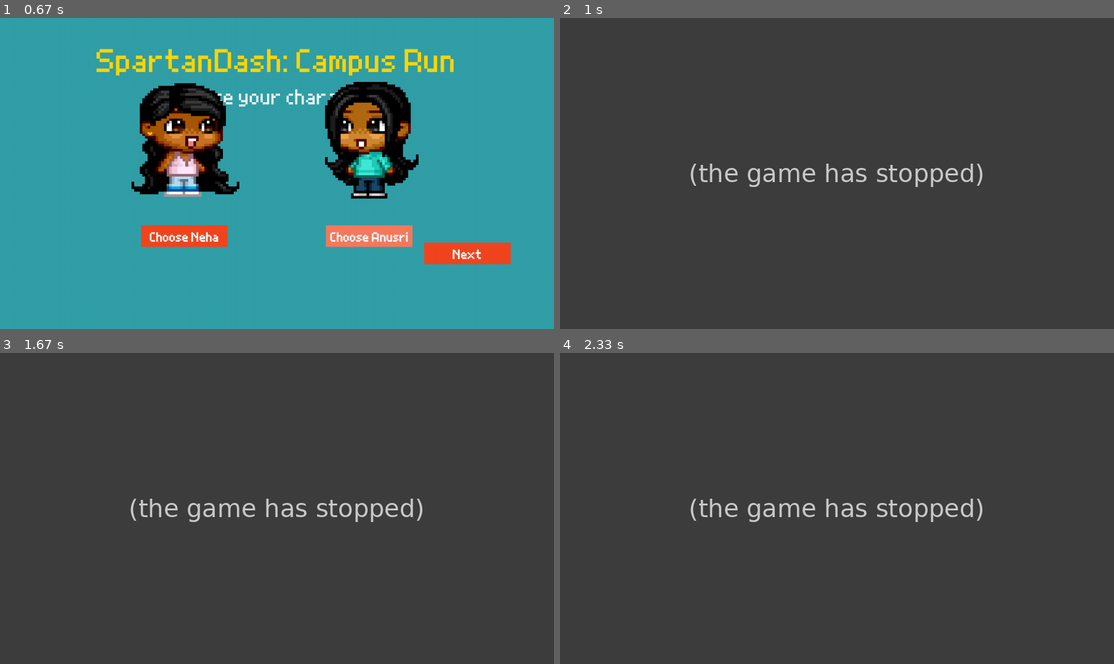
Above: before the commit, frames 1-4 (two rows, left to right).
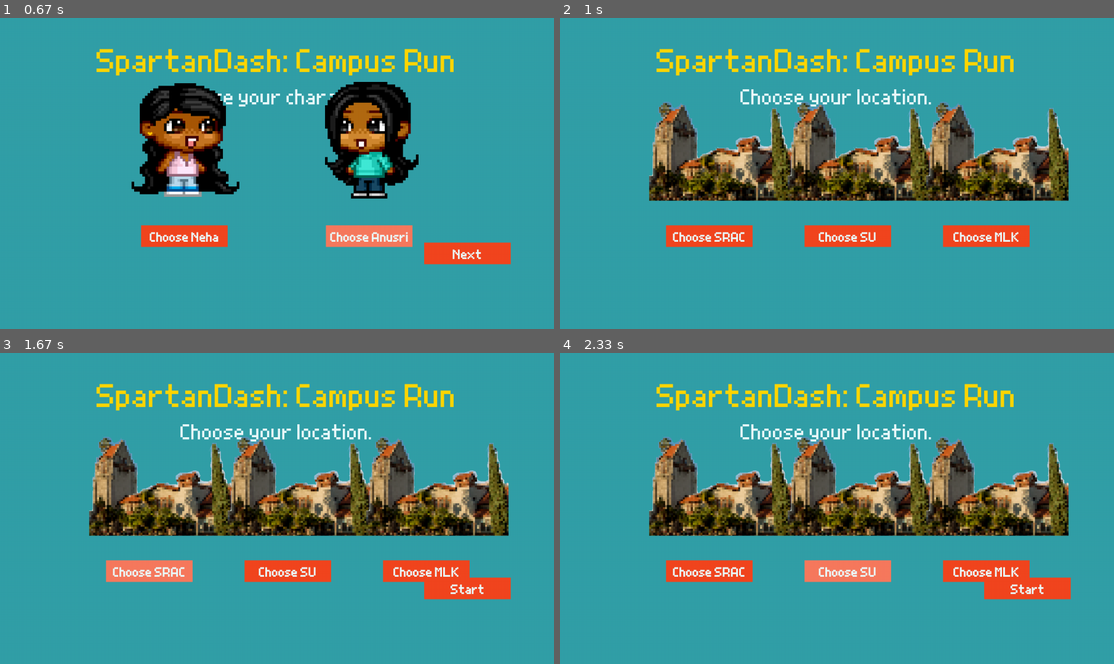
Above: after the commit, the same moments.

Repository: anusrichavali/CS122_PyGame
Game: pygame game, started from Starting_Page/character_selection.py
The game is run twice, just before and just after one commit, with the same random seed, the same clock (stepped at 60 frames per second) and the same inputs.
Inputs (mouse positions are in pixels of both pictures, inside the frame that each line leads up to):
- Up to frame 1 (0.67 s): click (371, 235) at 0.38 s
- Up to frame 2 (1 s): click (1025, 254) at 0.72 s
- Up to frame 3 (1.67 s): click (426, 570) at 1.05 s; click (149, 570) at 1.38 s
- Up to frame 4 (2.33 s): click (848, 570) at 1.72 s; click (809, 589) at 2.05 s

Frame 1 is identical in both runs. In frame 2, 98% of the frame differs, in the area x 0-100%, y 0-100%; in frame 3, 98%; in frame 4, 98%.
Before the commit the program exited at 0.73 s; later frames show no game.

Commit message:
Connect the starting pages

Diff:
--- a/Starting_Page/character_selection.py
+++ b/Starting_Page/character_selection.py
@@ -1,11 +1,12 @@
 import pygame
+
 pygame.init()
 
 #input: the button's text, x coordinate, y coordinate
 #returns the list of the 4 components that need to be separately blit on the screen to create a button
 #returns button surface, button text, text rectangle, and button rectangle
 def button_creation(text, x, y):
-    font = pygame.font.Font("Grand9KPixel.ttf", 25)
+    font = pygame.font.Font("resources/Grand9KPixel.ttf", 25)
     choose_char = pygame.Surface((200,50))
     choose_char.fill("#f2461f")
     char_text = font.render(text, True, "#ebfbfc")
@@ -21,8 +22,8 @@
 pygame.display.flip()
 
 #load custom font from ttf file and set size for different types of text
-title_font = pygame.font.Font("Grand9KPixel.ttf", 60)
-subtitle_font = pygame.font.Font("Grand9KPixel.ttf", 40)
+title_font = pygame.font.Font("resources/Grand9KPixel.ttf", 60)
+subtitle_font = pygame.font.Font("resources/Grand9KPixel.ttf", 40)
 
 #use button_creation function to create selecot buttons for both characters and next button
 choose_neha = button_creation("Choose Neha", (screen_info.current_w/3 - 100), 2 * (screen_info.current_h/3))
@@ -31,68 +32,74 @@
 
 #load sprite images and resize them
 DEFAULT_SIZE = (300, 300)
-anusri_img = pygame.image.load("sprite_images/Anusri_Sprite.png")
+anusri_img = pygame.image.load("resources/Anusri_Sprite.png")
 anusri_img = pygame.transform.scale(anusri_img, DEFAULT_SIZE)
 
-neha_img = pygame.image.load("sprite_images/Neha_Sprite.png")
+neha_img = pygame.image.load("resources/Neha_Sprite.png")
 neha_img = pygame.transform.scale(neha_img, DEFAULT_SIZE)
 
 
 #initialize variables before running the character_selection page
-running = True
-character_selected = ""
-#while the page is running
-while running:
-    #register interactions with the screen
-    for event in pygame.event.get():
-        #exit the loop and close the screen in player quits
-        if event.type == pygame.QUIT:
-            running = False
-        #if player clicks on the screen
-        elif event.type == pygame.MOUSEBUTTONDOWN:
-            mouse_position = pygame.mouse.get_pos()
-            #store "neha" as selected character and configure button colors to show selection
-            if choose_neha[3].collidepoint(mouse_position):
-                choose_neha[0].fill("#f77a5e")
-                choose_anusri[0].fill("#f2461f")
-                character_selected = "Neha"
-                print("Neha")
-            #store "anusri" as selected character and configure button colors to show selection
-            elif choose_anusri[3].collidepoint(mouse_position):
-                choose_anusri[0].fill("#f77a5e")
-                choose_neha[0].fill("#f2461f")
-                character_selected = "Anusri"
-                print("Anusri")
-            #create or open the existing "selected_character.txt" file and write the finally selected character to the file
-            #move to the next page
-            elif next_button[3].collidepoint(mouse_position) and character_selected != "":
-                next_button[0].fill("#f77a5e")
-                with open("selected_character.txt", "w") as file:
-                    file.write(character_selected)
+def run():
+    running = True
+    character_selected = ""
+    #while the page is running
+    while running:
+        #register interactions with the screen
+        for event in pygame.event.get():
+            #exit the loop and close the screen in player quits
+            if event.type == pygame.QUIT:
                 running = False
+            #if player clicks on the screen
+            elif event.type == pygame.MOUSEBUTTONDOWN:
+                mouse_position = pygame.mouse.get_pos()
+                #store "neha" as selected character and configure button colors to show selection
+                if choose_neha[3].collidepoint(mouse_position):
+                    choose_neha[0].fill("#f77a5e")
+                    choose_anusri[0].fill("#f2461f")
+                    character_selected = "Neha"
+                    print("Neha")
+                #store "anusri" as selected character and configure button colors to show selection
+                elif choose_anusri[3].collidepoint(mouse_position):
+                    choose_anusri[0].fill("#f77a5e")
+                    choose_neha[0].fill("#f2461f")
+                    character_selected = "Anusri"
+                    print("Anusri")
+                #create or open the existing "selected_character.txt" file and write the finally selected character to the file
+                #move to the next page
+                elif next_button[3].collidepoint(mouse_position) and character_selected != "":
+                    next_button[0].fill("#f77a5e")
+                    with open("selected_character.txt", "w") as file:
+                        file.write(character_selected)
+                    running = False
 
-    #while the program is running, display the title and subtitle on the screen
-    title = title_font.render("SpartanDash: Campus Run", True, "#FFD700")
-    screen.blit(title, ((screen_info.current_w / 2 - title.get_width() / 2), 50))
-    instruction = subtitle_font.render("Choose your character.", True, "#ebfbfc")
-    screen.blit(instruction, ((screen_info.current_w/2 - instruction.get_width()/2), 150))
+        #while the program is running, display the title and subtitle on the screen
+        title = title_font.render("SpartanDash: Campus Run", True, "#FFD700")
+        screen.blit(title, ((screen_info.current_w / 2 - title.get_width() / 2), 50))
+        instruction = subtitle_font.render("Choose your character.", True, "#ebfbfc")
+        screen.blit(instruction, ((screen_info.current_w/2 - instruction.get_width()/2), 150))
 
-    # while the program is running, display the Select character buttons
-    choose_neha[0].blit(choose_neha[1], choose_neha[2])
-    choose_anusri[0].blit(choose_anusri[1], choose_anusri[2])
-    screen.blit(choose_neha[0], (choose_neha[3].x, choose_neha[3].y))
-    screen.blit(choose_anusri[0], (choose_anusri[3].x, choose_anusri[3].y))
+        # while the program is running, display the Select character buttons
+        choose_neha[0].blit(choose_neha[1], choose_neha[2])
+        choose_anusri[0].blit(choose_anusri[1], choose_anusri[2])
+        screen.blit(choose_neha[0], (choose_neha[3].x, choose_neha[3].y))
+        screen.blit(choose_anusri[0], (choose_anusri[3].x, choose_anusri[3].y))
 
-    #while the program is running, display the character images on the screen
-    screen.blit(anusri_img, (choose_anusri[3].x - 50, choose_anusri[3].y - anusri_img.get_height() - 50))
-    screen.blit(neha_img, (choose_neha[3].x - 50, choose_neha[3].y - neha_img.get_height() - 50))
+        #while the program is running, display the character images on the screen
+        screen.blit(anusri_img, (choose_anusri[3].x - 50, choose_anusri[3].y - anusri_img.get_height() - 50))
+        screen.blit(neha_img, (choose_neha[3].x - 50, choose_neha[3].y - neha_img.get_height() - 50))
 
-    #screen.blit(background_img, (0, screen_info.current_h/2))
+        #screen.blit(background_img, (0, screen_info.current_h/2))
 
-    #display the next button only after one of the characters has been selected
-    if character_selected != "":
-        next_button[0].blit(next_button[1], next_button[2])
-        screen.blit(next_button[0], (next_button[3].x, next_button[3].y))
+        #display the next button only after one of the characters has been selected
+        if character_selected != "":
+            next_button[0].blit(next_button[1], next_button[2])
+            screen.blit(next_button[0], (next_button[3].x, next_button[3].y))
 
-    #update all the changes while the screen is running
-    pygame.display.update()
+        #update all the changes while the screen is running
+        pygame.display.update()
+
+    import choose_locations
+    choose_locations.run()
+
+run()
--- a/Starting_Page/choose_locations.py
+++ b/Starting_Page/choose_locations.py
@@ -5,7 +5,7 @@
 #returns the list of the 4 components that need to be separately blit on the screen to create a button
 #returns button surface, button text, text rectangle, and button rectangle
 def button_creation(text, x, y):
-    font = pygame.font.Font("Grand9KPixel.ttf", 25)
+    font = pygame.font.Font("resources/Grand9KPixel.ttf", 25)
     choose_loc = pygame.Surface((200,50))
     choose_loc.fill("#f2461f")
     loc_text = font.render(text, True, "#ebfbfc")
@@ -21,8 +21,8 @@
 pygame.display.flip()
 
 #load custom font from ttf file and set size for different types of text
-title_font = pygame.font.Font("Grand9KPixel.ttf", 60)
-subtitle_font = pygame.font.Font("Grand9KPixel.ttf", 40)
+title_font = pygame.font.Font("resources/Grand9KPixel.ttf", 60)
+subtitle_font = pygame.font.Font("resources/Grand9KPixel.ttf", 40)
 
 segment_width = screen_info.current_w/4 #number of buttons + one segment
 #use button_creation function to create selecot buttons for both characters and next button
@@ -33,77 +33,78 @@
 
 #load sprite images and resize them
 DEFAULT_SIZE = (350, 245)
-temp_img = pygame.image.load("sprite_images/tower_lawn.png")
+temp_img = pygame.image.load("resources/tower_lawn.png")
 temp_img = pygame.transform.scale(temp_img, DEFAULT_SIZE)
 
 #initialize variables before running the choose_locations page
-running = True
-location_selected = ""
-#whie the page is running
-while running:
-    #register interactions with the screen
-    for event in pygame.event.get():
-        #exit the loop and close the screen in player quits
-        if event.type == pygame.QUIT:
-            running = False
-        #if player clicks on the screen
-        elif event.type == pygame.MOUSEBUTTONDOWN:
-            mouse_position = pygame.mouse.get_pos()
-            #store "srac" as selected location and configure button colors to show selection
-            if choose_srac[3].collidepoint(mouse_position):
-                choose_srac[0].fill("#f77a5e")
-                choose_su[0].fill("#f2461f")
-                choose_mlk[0].fill("#f2461f")
-                location_selected = "SRAC"
-                print("SRAC")
-            #store "su" as selected location and configure button colors to show selection
-            elif choose_su[3].collidepoint(mouse_position):
-                choose_su[0].fill("#f77a5e")
-                choose_srac[0].fill("#f2461f")
-                choose_mlk[0].fill("#f2461f")
-                location_selected = "SU"
-                print("Student Union")
-            #store "mlk" as selected location and configure button colors to show selection
-            elif choose_mlk[3].collidepoint(mouse_position):
-                choose_mlk[0].fill("#f77a5e")
-                choose_su[0].fill("#f2461f")
-                choose_srac[0].fill("#f2461f")
-                location_selected = "MLK"
-                print("MLK")
-            #create or open the existing "selected_location.txt" file and write the finally selected character to the file
-            #move to the next page
-            elif start_button[3].collidepoint(mouse_position) and location_selected != "":
-                start_button[0].fill("#f77a5e")
-                with open("selected_location.txt", "w") as file:
-                    file.write(location_selected)
+def run():
+    running = True
+    location_selected = ""
+    #whie the page is running
+    while running:
+        #register interactions with the screen
+        for event in pygame.event.get():
+            #exit the loop and close the screen in player quits
+            if event.type == pygame.QUIT:
                 running = False
+            #if player clicks on the screen
+            elif event.type == pygame.MOUSEBUTTONDOWN:
+                mouse_position = pygame.mouse.get_pos()
+                #store "srac" as selected location and configure button colors to show selection
+                if choose_srac[3].collidepoint(mouse_position):
+                    choose_srac[0].fill("#f77a5e")
+                    choose_su[0].fill("#f2461f")
+                    choose_mlk[0].fill("#f2461f")
+                    location_selected = "SRAC"
+                    print("SRAC")
+                #store "su" as selected location and configure button colors to show selection
+                elif choose_su[3].collidepoint(mouse_position):
+                    choose_su[0].fill("#f77a5e")
+                    choose_srac[0].fill("#f2461f")
+                    choose_mlk[0].fill("#f2461f")
+                    location_selected = "SU"
+                    print("Student Union")
+                #store "mlk" as selected location and configure button colors to show selection
+                elif choose_mlk[3].collidepoint(mouse_position):
+                    choose_mlk[0].fill("#f77a5e")
+                    choose_su[0].fill("#f2461f")
+                    choose_srac[0].fill("#f2461f")
+                    location_selected = "MLK"
+                    print("MLK")
+                #create or open the existing "selected_location.txt" file and write the finally selected character to the file
+                #move to the next page
+                elif start_button[3].collidepoint(mouse_position) and location_selected != "":
+                    start_button[0].fill("#f77a5e")
+                    with open("selected_location.txt", "w") as file:
+                        file.write(location_selected)
+                    running = False
 
-    #while the program is running, display the title and subtitle on the screen
-    title = title_font.render("SpartanDash: Campus Run", True, "#FFD700")
-    screen.blit(title, ((screen_info.current_w / 2 - title.get_width() / 2), 50))
-    instruction = subtitle_font.render("Choose your location.", True, "#ebfbfc")
-    screen.blit(instruction, ((screen_info.current_w/2 - instruction.get_width()/2), 150))
+        #while the program is running, display the title and subtitle on the screen
+        title = title_font.render("SpartanDash: Campus Run", True, "#FFD700")
+        screen.blit(title, ((screen_info.current_w / 2 - title.get_width() / 2), 50))
+        instruction = subtitle_font.render("Choose your location.", True, "#ebfbfc")
+        screen.blit(instruction, ((screen_info.current_w/2 - instruction.get_width()/2), 150))
 
-    # while the program is running, display the Select Location buttons
-    choose_srac[0].blit(choose_srac[1], choose_srac[2])
-    choose_su[0].blit(choose_su[1], choose_su[2])
-    choose_mlk[0].blit(choose_mlk[1], choose_mlk[2])
-    screen.blit(choose_srac[0], (choose_srac[3].x, choose_srac[3].y))
-    screen.blit(choose_su[0], (choose_su[3].x, choose_su[3].y))
-    screen.blit(choose_mlk[0], (choose_mlk[3].x, choose_mlk[3].y))
+        # while the program is running, display the Select Location buttons
+        choose_srac[0].blit(choose_srac[1], choose_srac[2])
+        choose_su[0].blit(choose_su[1], choose_su[2])
+        choose_mlk[0].blit(choose_mlk[1], choose_mlk[2])
+        screen.blit(choose_srac[0], (choose_srac[3].x, choose_srac[3].y))
+        screen.blit(choose_su[0], (choose_su[3].x, choose_su[3].y))
+        screen.blit(choose_mlk[0], (choose_mlk[3].x, choose_mlk[3].y))
 
-    #while the program is running, display the location images on the screen
-    screen.blit(temp_img, (choose_srac[3].x - 50, choose_srac[3].y - temp_img.get_height() - 50))
-    screen.blit(temp_img, (choose_su[3].x - 50, choose_su[3].y - temp_img.get_height() - 50))
-    screen.blit(temp_img, (choose_mlk[3].x - 50, choose_mlk[3].y - temp_img.get_height() - 50))
+        #while the program is running, display the location images on the screen
+        screen.blit(temp_img, (choose_srac[3].x - 50, choose_srac[3].y - temp_img.get_height() - 50))
+        screen.blit(temp_img, (choose_su[3].x - 50, choose_su[3].y - temp_img.get_height() - 50))
+        screen.blit(temp_img, (choose_mlk[3].x - 50, choose_mlk[3].y - temp_img.get_height() - 50))
 
 
-    #screen.blit(background_img, (0, screen_info.current_h/2))
+        #screen.blit(background_img, (0, screen_info.current_h/2))
 
-    #display the next button only after one of the location has been selected
-    if location_selected != "":
-        start_button[0].blit(start_button[1], start_button[2])
-        screen.blit(start_button[0], (start_button[3].x, start_button[3].y))
+        #display the next button only after one of the location has been selected
+        if location_selected != "":
+            start_button[0].blit(start_button[1], start_button[2])
+            screen.blit(start_button[0], (start_button[3].x, start_button[3].y))
 
-    #update all the changes while the screen is running
-    pygame.display.update()
+        #update all the changes while the screen is running
+        pygame.display.update()
Renamed: Starting_Page/sprite_images/Anusri_Sprite.png -> Starting_Page/resources/Anusri_Sprite.png
Renamed: Starting_Page/Grand9KPixel.ttf -> Starting_Page/resources/Grand9KPixel.ttf
Renamed: Starting_Page/sprite_images/Neha_Sprite.png -> Starting_Page/resources/Neha_Sprite.png
Renamed: Starting_Page/sprite_images/Neha_Sprite_2.png -> Starting_Page/resources/Neha_Sprite_2.png
Renamed: Starting_Page/sprite_images/Neha_Sprite_Idle.png -> Starting_Page/resources/Neha_Sprite_Idle.png
Renamed: Starting_Page/sprite_images/Neha_Sprite_Shocked.png -> Starting_Page/resources/Neha_Sprite_Shocked.png
Renamed: Starting_Page/sprite_images/Neha_Sprite_Walk_1.png -> Starting_Page/resources/Neha_Sprite_Walk_1.png
Renamed: Starting_Page/sprite_images/Neha_Sprite_Walk_2.png -> Starting_Page/resources/Neha_Sprite_Walk_2.png
Renamed: Starting_Page/sprite_images/tower_lawn.png -> Starting_Page/resources/tower_lawn.png
Not shown, changed: Starting_Page/.DS_Store
Not shown, added: Starting_Page/resources/.DS_Store
